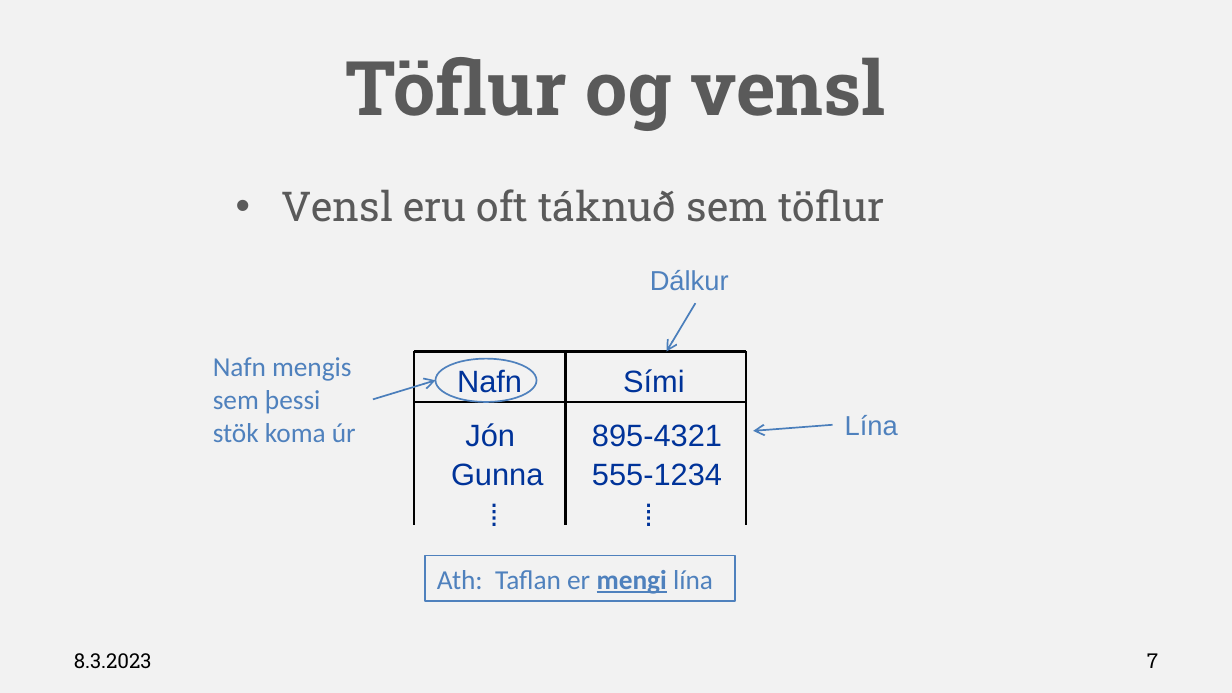
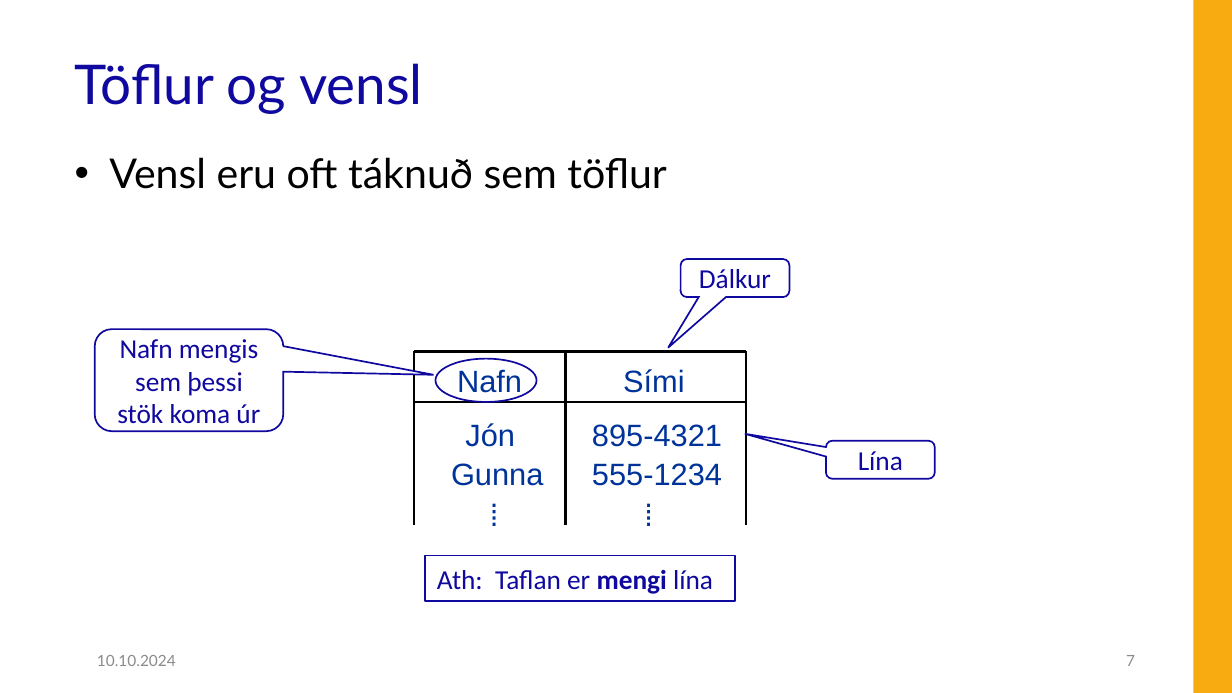
Before and after one commit to Hjalmtyr/SQL1, a slide deck: slide 7 of SQL-I.pptx. Drawn at 1232x693 pixels with LibreOffice and Linux fonts; fonts in the diff are those of the drawing; background and template pictures are left out. Boxes give left, top, right and bottom in pixels: in the first picture for what was removed or moved away, otherwise in the second. Text is boxed around its words. In the diff, an @@ line names an element or a change of style, - is before the commit and + after.

```diff
--- a/SQL-I.pptx
+++ b/SQL-I.pptx
@@ background #F2F2F2 to #FFFFFF @@
@@ rectangle added at [1194, 0, 1232, 693], fill #F8AA11 @@
@@ title "Töflur og vensl": place and size @@
-title "Töflur og vensl" at [346, 57, 885, 131]
+title "Töflur og vensl" at [75, 63, 423, 114]
@@ title "Töflur og vensl" at [75, 63, 423, 114]: size 44 to 32 pt, font Roboto Slab to Lato, text colour #5A5A5A to #10099F, bold off; alignment centre to left; line spacing 1 to 0.9; vertical alignment middle to bottom @@
@@ text "Vensl eru oft táknuð sem ...": place and size @@
-text "Vensl eru oft táknuð sem ..." at [282, 189, 884, 222]
+text "Vensl eru oft táknuð sem ..." at [109, 157, 667, 189]
@@ text "Vensl eru oft táknuð sem ..." at [109, 157, 667, 189]: font Roboto Slab to Lato, text colour #5A5A5A to #000000; indent changed @@
@@ rounded speech box "Dálkur": place and size @@
-rounded speech box "Dálkur" at [650, 270, 729, 291]
+rounded speech box "Dálkur" at [680, 259, 788, 297]
@@ rounded speech box "Dálkur" at [680, 259, 788, 297]: font Arial to Calibri, text colour #4F81BD to #10099F; alignment left to centre; vertical alignment top to middle; fill none to #FFFFFF; outline none to #10099F 1 pt @@
@@ rounded speech box "Nafn mengis sem þessi stök ...": place and size @@
-rounded speech box "Nafn mengis sem þessi stök ..." at [213, 357, 356, 442]
+rounded speech box "Nafn mengis sem þessi stök ..." at [95, 329, 283, 431]
@@ rounded speech box "Nafn mengis sem þessi stök ..." at [95, 329, 283, 431]: vertical alignment top to middle; fill none to #FFFFFF; outline none to #10099F 1 pt @@
@@ arrow removed from (695, 303) to (667, 351) @@
@@ text in rounded speech box at [117, 339, 260, 424]: text changed; text colour #4F81BD to #10099F @@
-Nafn mengis
-sem þessi stök koma úr
+Nafn mengis sem þessi stök koma úr
@@ ellipse at [436, 359, 537, 402]: outline #4F81BD 1 pt to #10099F 1 pt @@
@@ arrow removed from (373, 399) to (436, 381) @@
@@ arrow removed from (833, 425) to (753, 431) @@
@@ rounded speech box "Lína" at [825, 441, 934, 479]: font Arial to Calibri, text colour #4F81BD to #10099F; alignment left to centre; vertical alignment top to middle; fill none to #FFFFFF; outline none to #10099F 1 pt @@
@@ rounded speech box "Lína": place and size @@
-rounded speech box "Lína" at [845, 415, 898, 435]
+rounded speech box "Lína" at [825, 441, 934, 479]
@@ rectangle "Ath: Taflan er mengi lína" at [425, 556, 736, 601]: text colour #4F81BD to #10099F; underline off in "mengi"; outline #4F81BD 1 pt to #10099F 1 pt @@
@@ text at [97, 655, 176, 666]: text changed; size 12 to 9 pt; font Roboto Slab to Lato; text colour #000000 to #8C8C8C @@
-8.3.2023
+10.10.2024
@@ page number: place and size @@
-page number at [1147, 653, 1158, 668]
+page number at [1126, 655, 1135, 666]
@@ page number at [1126, 655, 1135, 666]: size 12 to 9 pt, font Roboto Slab to Lato, text colour #000000 to #8C8C8C @@
```
Also in this commit, not shown: 81 other slides changed, 2 slides added, 2 slides removed, 25 other files.
